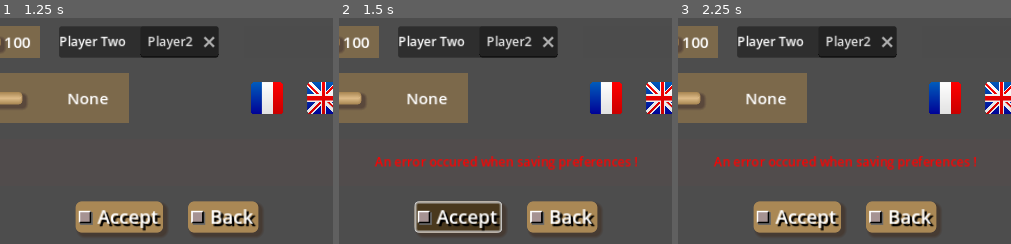
Above: before the commit, frames 1-3 (left to right).
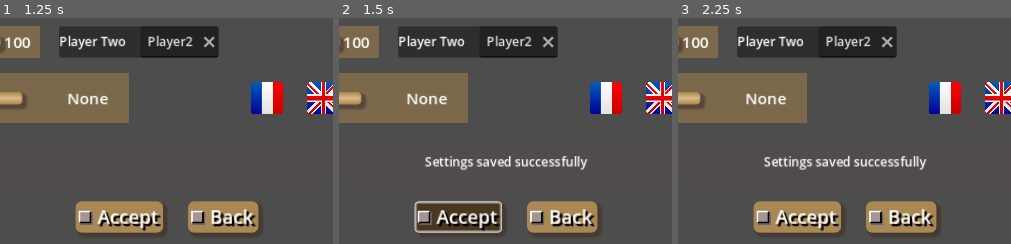
Above: after the commit, the same moments.

Repository: Infini-Creation/Ishid-O-Matic_Reborn
Game: Godot game, scene res://Scenes/SettingsMenu/Controls.tscn
The game is run twice, just before and just after one commit, with the same random seed, the same clock (stepped at 60 frames per second) and the same inputs. This scene is started directly instead of the project's main scene.
Inputs (mouse positions are % of the whole screen's width and height, from its top left):
- Up to frame 1 (1.25 s): click (2, 45) at 0.52 s
- Up to frame 2 (1.5 s): click (53, 94) at 1.27 s
- Up to frame 3 (2.25 s): click (2, 45) at 2.02 s
The pictures show only the part of the screen within x 35-85%, y 50-100%; the shares and areas given below are measured in that part.

Frame 1 is identical in both runs. In frame 2, 2.5% of the frame differs, in the area x 10-90%, y 61-68%; in frame 3, 2.5%.
Error in both runs: Invalid operands 'String' and 'int' in operator '+'. (res://Scripts/Global.gd:149)

Commit message:
Update SettingsMenuButtons.gd
replace a debug statement

Diff:
--- a/project/Scripts/Menus/SettingsMenuButtons.gd
+++ b/project/Scripts/Menus/SettingsMenuButtons.gd
@@ -55,7 +55,7 @@
 	Global.settings["Players"]["Two"] = player2_name
 	Global.settings["hints"] = highlight_mode
 	Global.settings["language"] = language
-	if Global.save_config() == false: ##true:
+	if Global.save_config() == true:
 		$ButtonsGroup/DummySpacer2/SettingsSavedOKLabel.show()
 	else:
 		$ButtonsGroup/DummySpacer2/SettingsSavedKOLabel.show()
